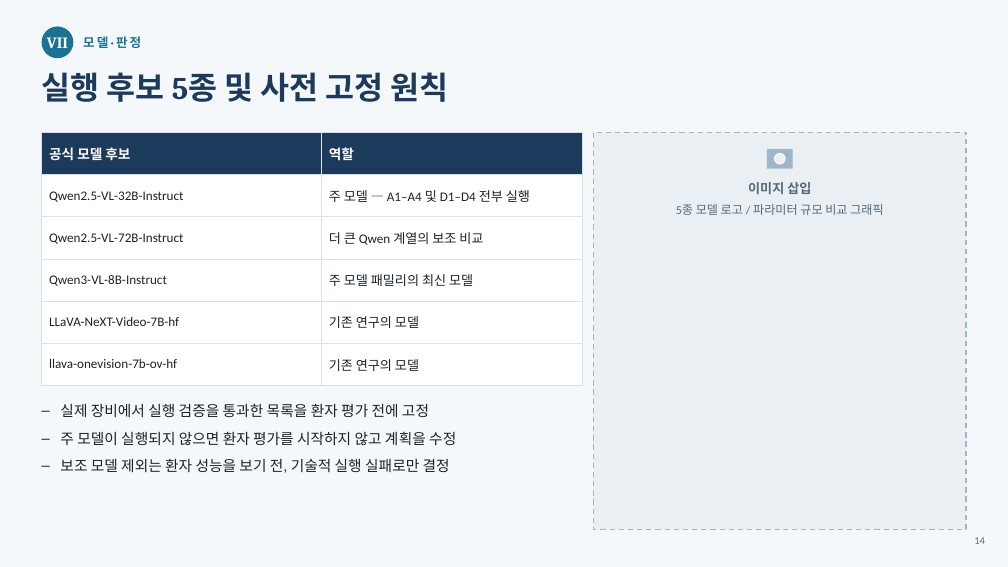
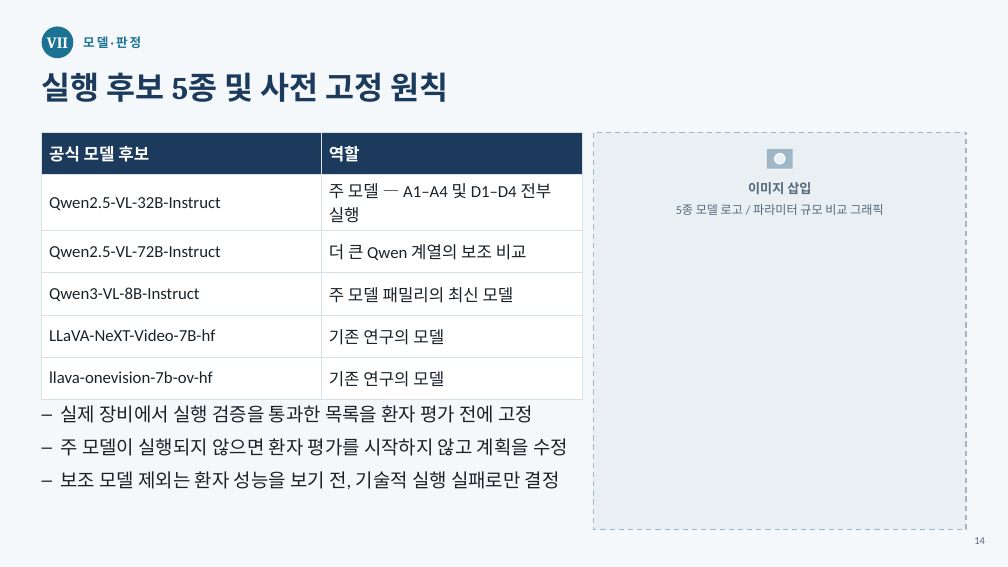
Before and after one commit to passtock/casstone, a slide deck: slide 13 of capstone/연구계획서_발표슬라이드클로드.pptx (slide 14 before the commit). Drawn at 1008x567 pixels with LibreOffice and Linux fonts; fonts in the diff are those of the drawing. Boxes give left, top, right and bottom in pixels: in the first picture for what was removed or moved away, otherwise in the second. Text is boxed around its words. In the diff, an @@ line names an element or a change of style, - is before the commit and + after.

```diff
--- a/capstone/연구계획서_발표슬라이드클로드.pptx
+++ b/capstone/연구계획서_발표슬라이드클로드.pptx
@@ table at box(42, 132, 582, 391) @@
@@ size 13 to 16 pt in "공식 모델 후보", "역할" @@
@@ size 12.5 to 16 pt @@
@@ text "실제 장비에서 실행 검증을 통과한 ..." at box(60, 405, 568, 489): size 14 to 18 pt @@
```
Also in this commit, not shown: 14 other slides changed, 1 slide removed, 34 other files.
